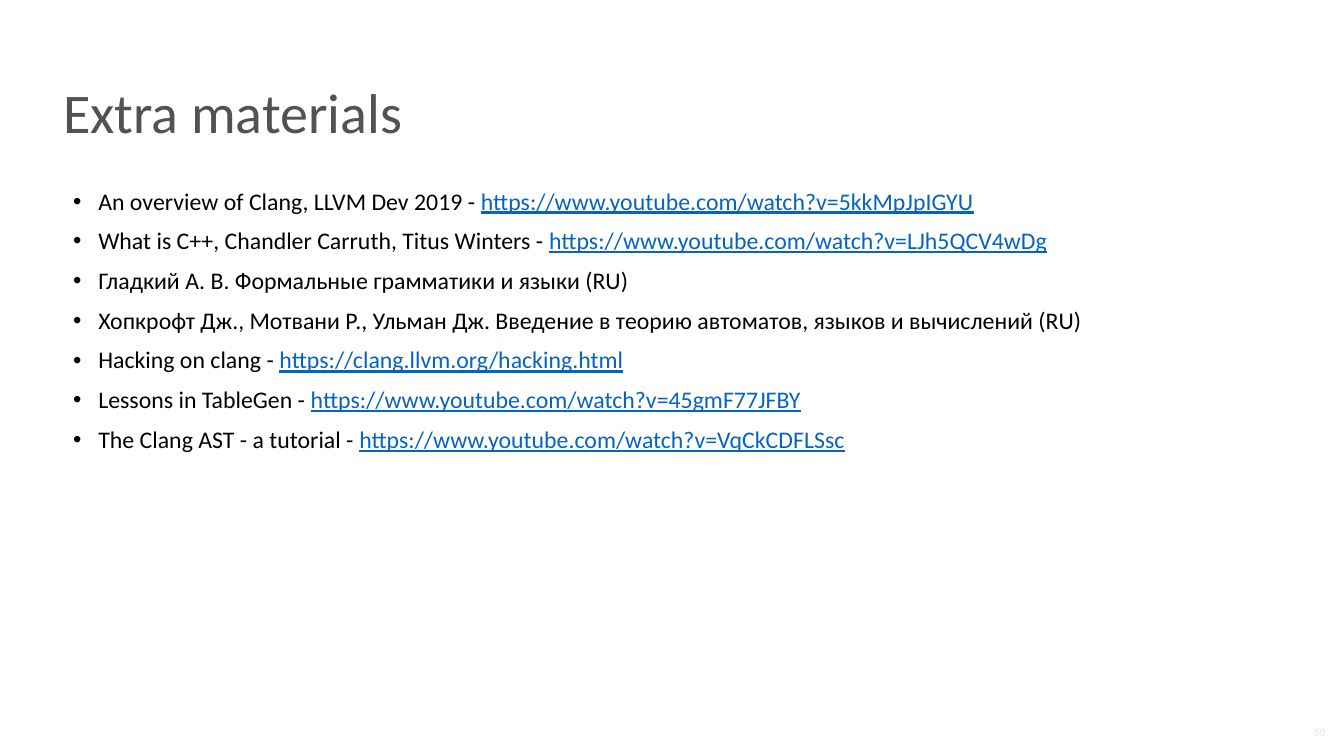
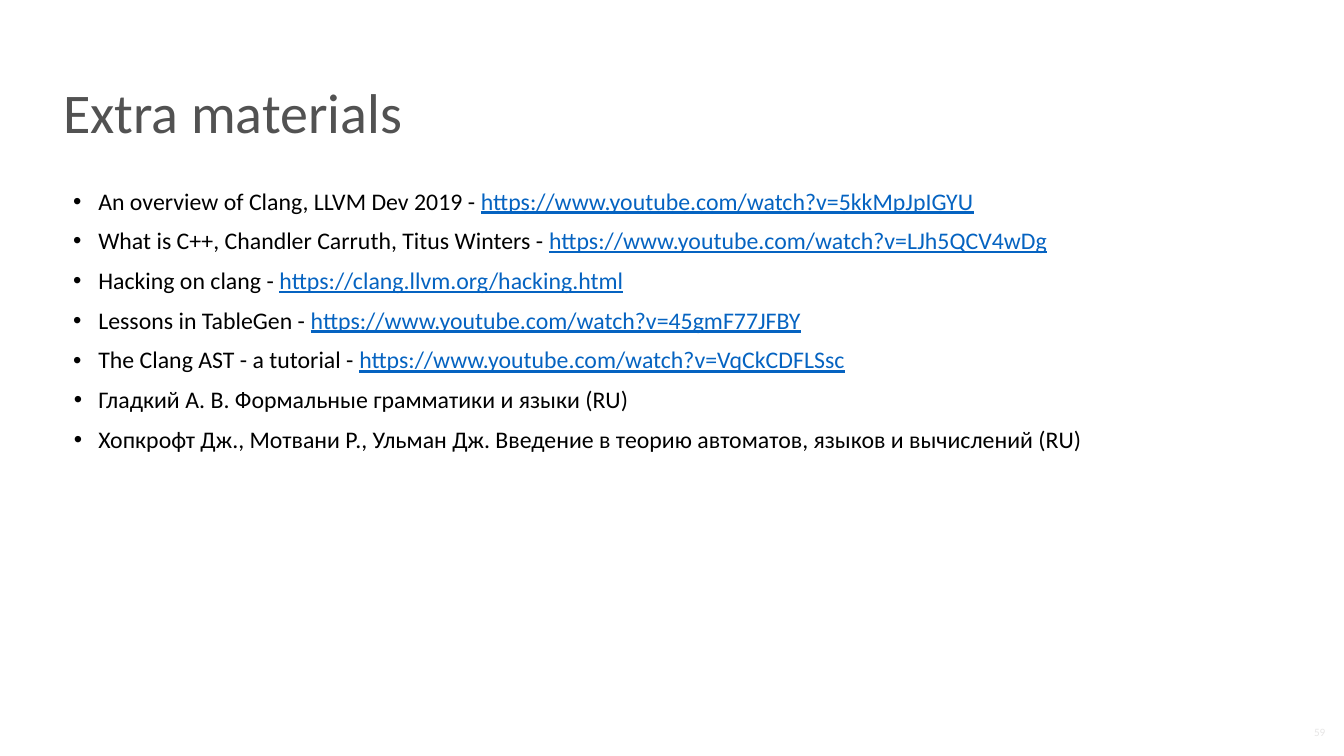
Before and after one commit to NN-complr-tech/Complr-course-lectures, a slide deck: slide 59 of 02-Frontend.pptx (slide 50 before the commit). Drawn at 1344x756 pixels with LibreOffice and Linux fonts; fonts in the diff are those of the drawing. Boxes give left, top, right and bottom in pixels: in the first picture for what was removed or moved away, otherwise in the second. Text is boxed around its words. In the diff, an @@ line names an element or a change of style, - is before the commit and + after.

```diff
--- a/02-Frontend.pptx
+++ b/02-Frontend.pptx
@@ text at <box>98,271,1081,333</box>: paragraphs removed @@
-• Гладкий А. В. Формальные грамматики и языки (RU)
-• Хопкрофт Дж., Мотвани Р., Ульман Дж. Введение в теорию автоматов, языков и вычислений (RU)
@@ text at <box>98,390,1081,452</box>: paragraphs added @@
+• Гладкий А. В. Формальные грамматики и языки (RU)
+• Хопкрофт Дж., Мотвани Р., Ульман Дж. Введение в теорию автоматов, языков и вычислений (RU)
```
Also in this commit, not shown: 19 other slides changed, 9 slides added.
